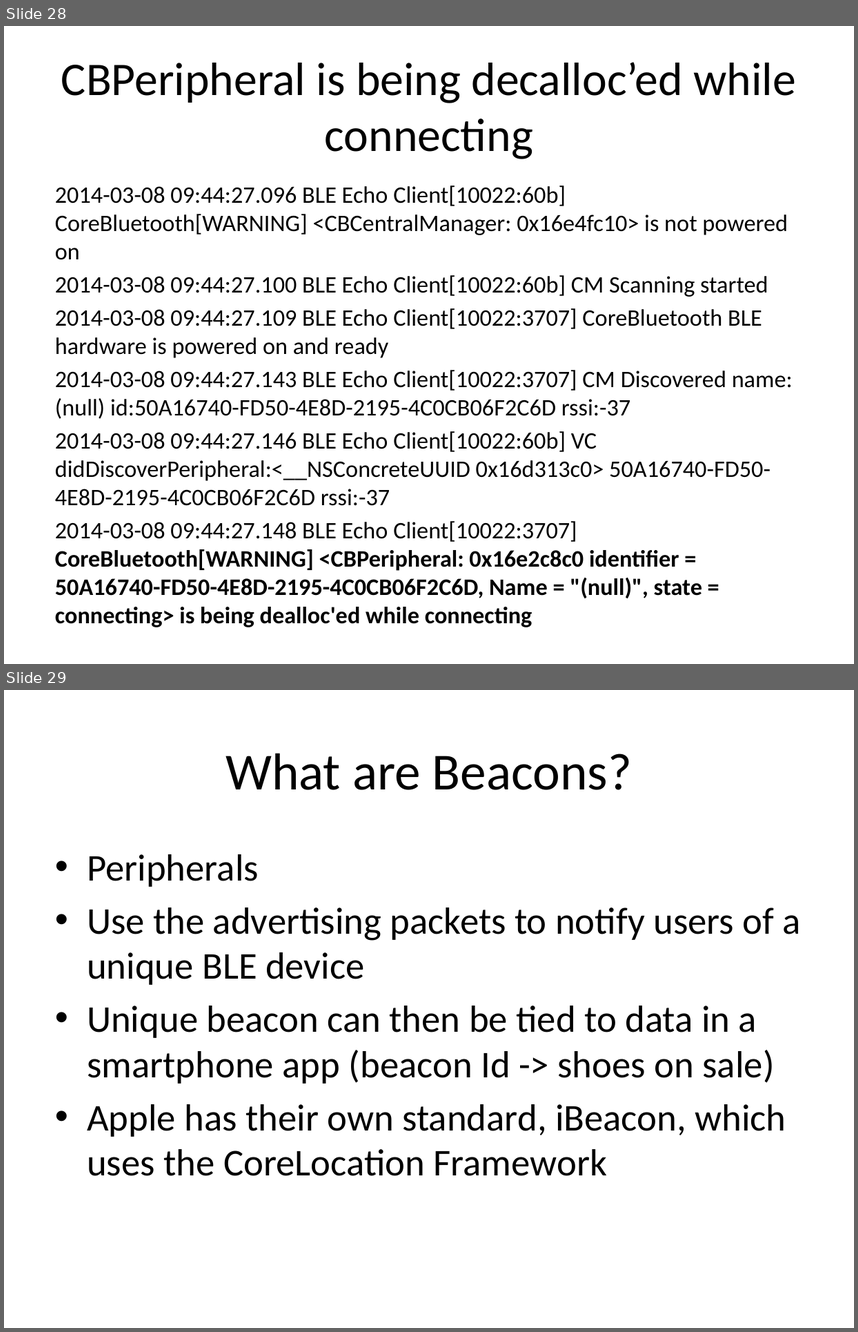
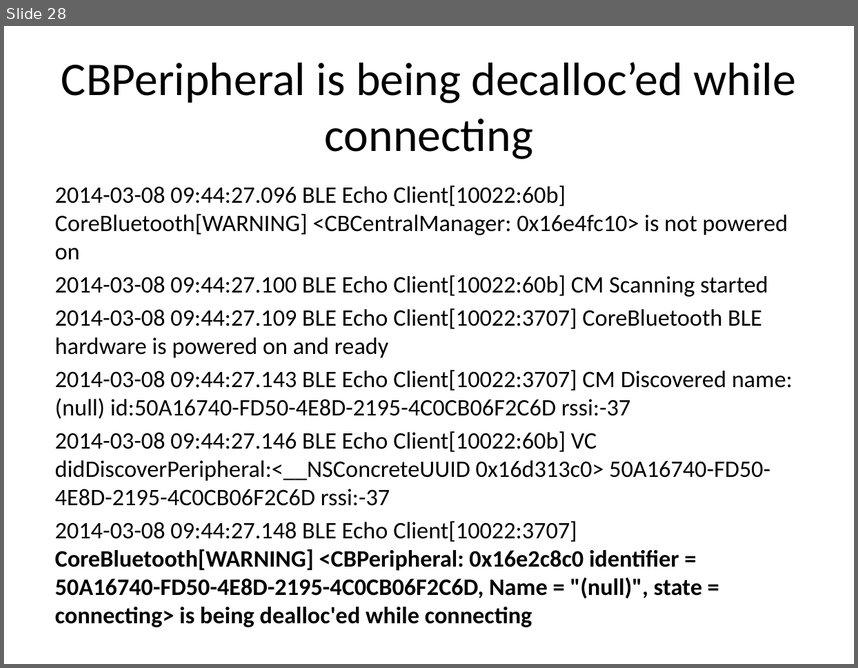
Before and after one commit to a34729t/SimpleCentral, a slide deck: Lecture.pptx. Shown one above the other, each under a label of ours: slides 28 and 29 before the commit, slide 28 after it. The pictures are 858x1332 and 858x668 pixels, drawn with LibreOffice and Linux fonts; fonts in the diff are those of the drawing. Boxes give left, top, right and bottom in pixels: in the first picture for what was removed or moved away, otherwise in the second. Text is boxed around its words. In the diff, an @@ line names an element or a change of style, - is before the commit and + after.

```diff
--- a/Lecture.pptx
+++ b/Lecture.pptx
@@ slide 29 removed at (x1=4, y1=690, x2=854, y2=1328), background #FFFFFF @@
@@ title removed at (x1=225, y1=753, x2=632, y2=790) @@
-What are Beacons?
@@ text removed at (x1=87, y1=854, x2=801, y2=1176) @@
-• Peripherals
-• Use the advertising packets to notify users of a unique BLE device
-• Unique beacon can then be tied to data in a smartphone app (beacon Id -> shoes on sale)
-• Apple has their own standard, iBeacon, which uses the CoreLocation Framework
```
Also in this commit, not shown: 1 slide changed, 2 slides added, 1 other slide removed.
